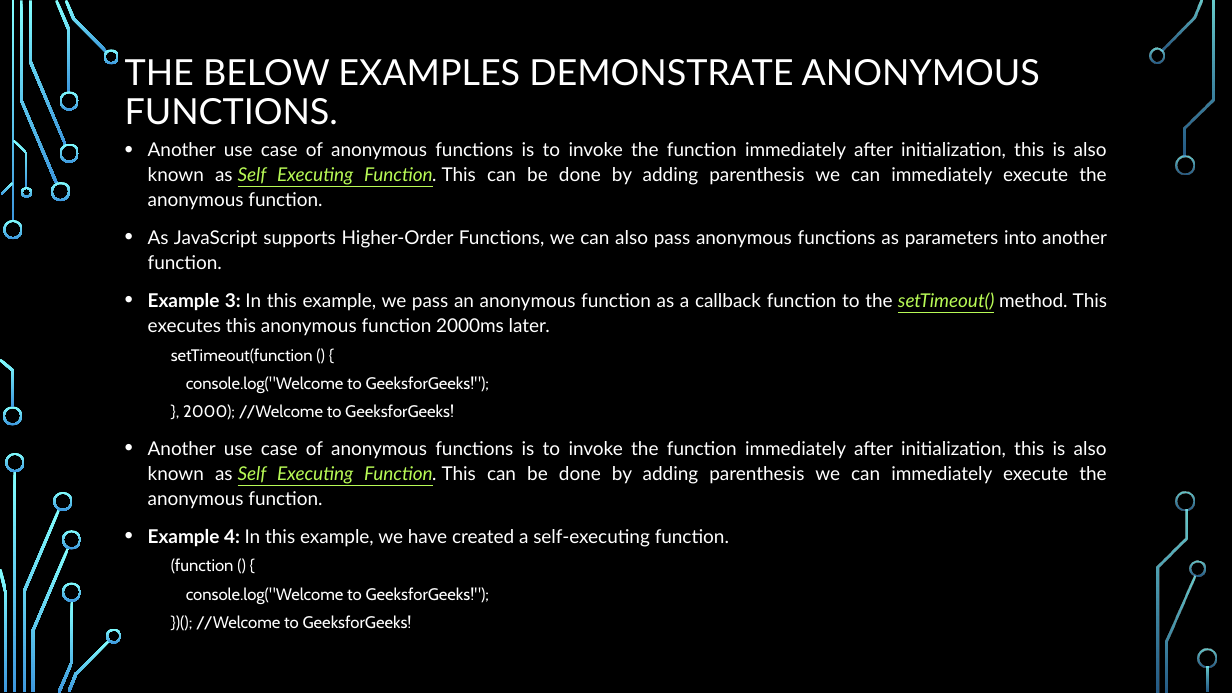
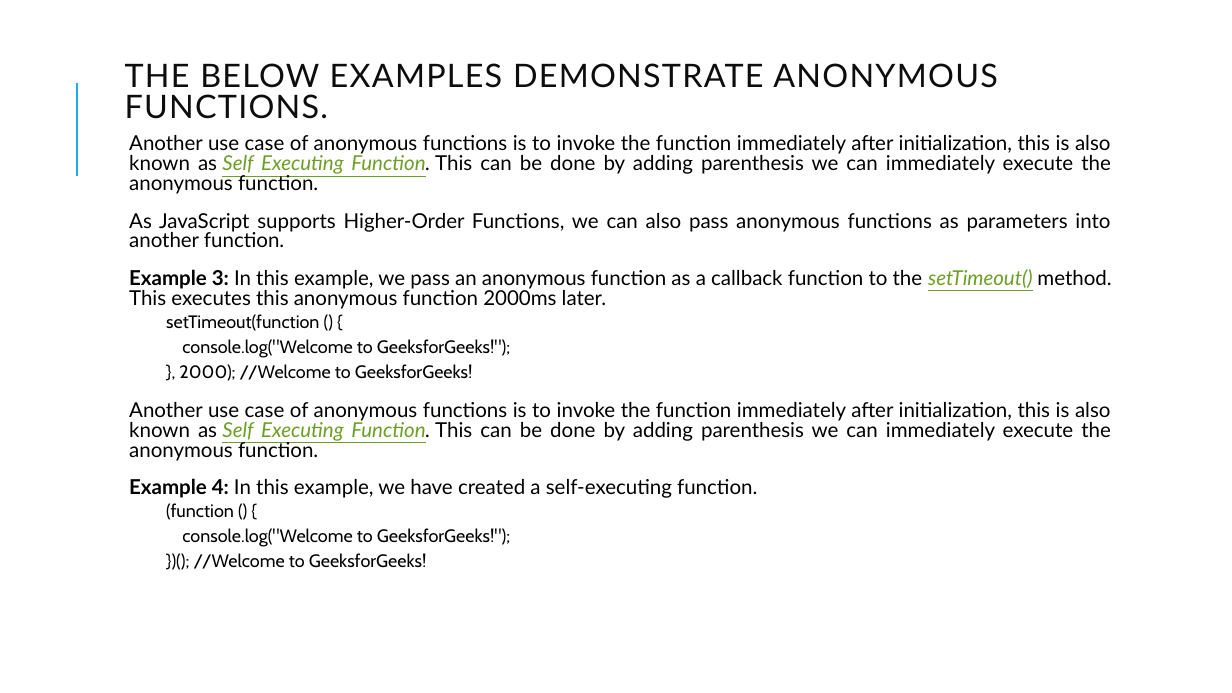
Before and after one commit to PramodJana/JavaScript, a slide deck: slide 7 of GFG JS Course Curriculam/Articles/003 Funtional Programming.pptx. Drawn at 1232x693 pixels with LibreOffice and Linux fonts; fonts in the diff are those of the drawing; background and template pictures are left out. Boxes give left, top, right and bottom in pixels: in the first picture for what was removed or moved away, otherwise in the second. Text is boxed around its words. In the diff, an @@ line names an element or a change of style, - is before the commit and + after.

```diff
--- a/GFG JS Course Curriculam/Articles/003 Funtional Programming.pptx
+++ b/GFG JS Course Curriculam/Articles/003 Funtional Programming.pptx
@@ background picture (left out) to #FFFFFF @@
@@ line added from (77, 176) to (77, 83), #1CADE4 1.5 pt @@
@@ title "THE BELOW EXAMPLES DEMONSTRATE ANONYMOUS ..." at (125, 63, 997, 119): size 28 to 25.2 pt, text colour #FFFFFF to #0D0D0D, letter spacing 0 to 1 pt; line spacing 0.9 to 0.8 @@
@@ text "Another use case of anonymous ..." at (129, 135, 1111, 569): size 14.8 to 16 pt in "Another use case of anonymous functions is ...", "As JavaScript supports Higher-Order Functions, we can ...", "Example 3: In this example, we pass ...", "Another use case of anonymous functions is ..." and 1 more places; text colour #FFFFFF to #000000; text colour #B8FA56 to #6B9F25 in "Self Executing Function.", "setTimeout()", "Self Executing Function."; size 12.9 to 14 pt in "setTimeout(function () {", "console.log("Welcome to GeeksforGeeks!");", "}, 2000); //Welcome to GeeksforGeeks!", "(function () {" and 2 more places; bullet • to  ; line spacing 1.1 to 0.8; more space between paragraphs @@
@@ group removed at (0, 0, 1217, 693): 33 freeform shapes, 3 rectangles @@
```
Also in this commit, not shown: 15 other slides changed, 27 slides added, 27 slides removed.
